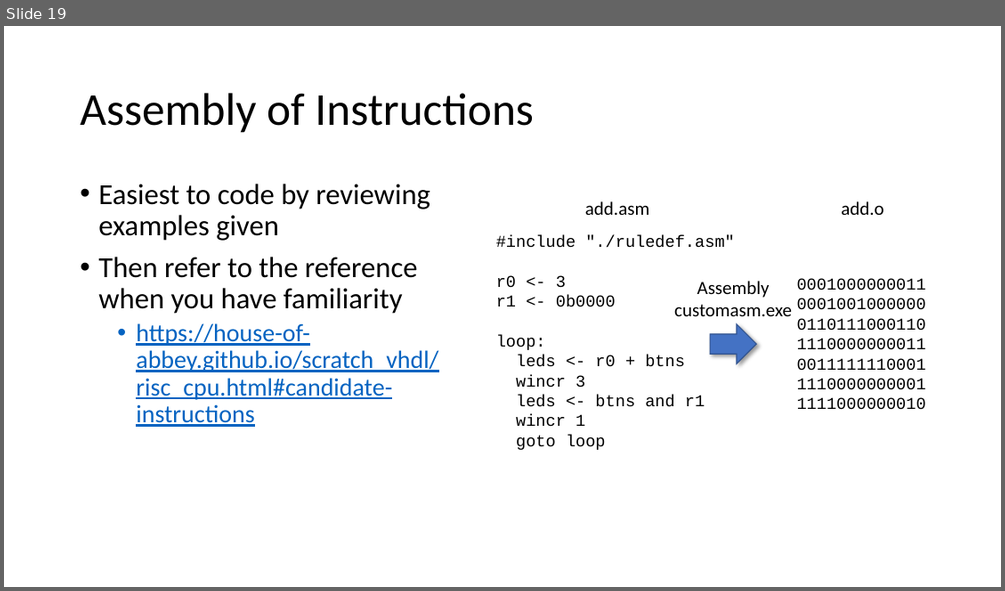
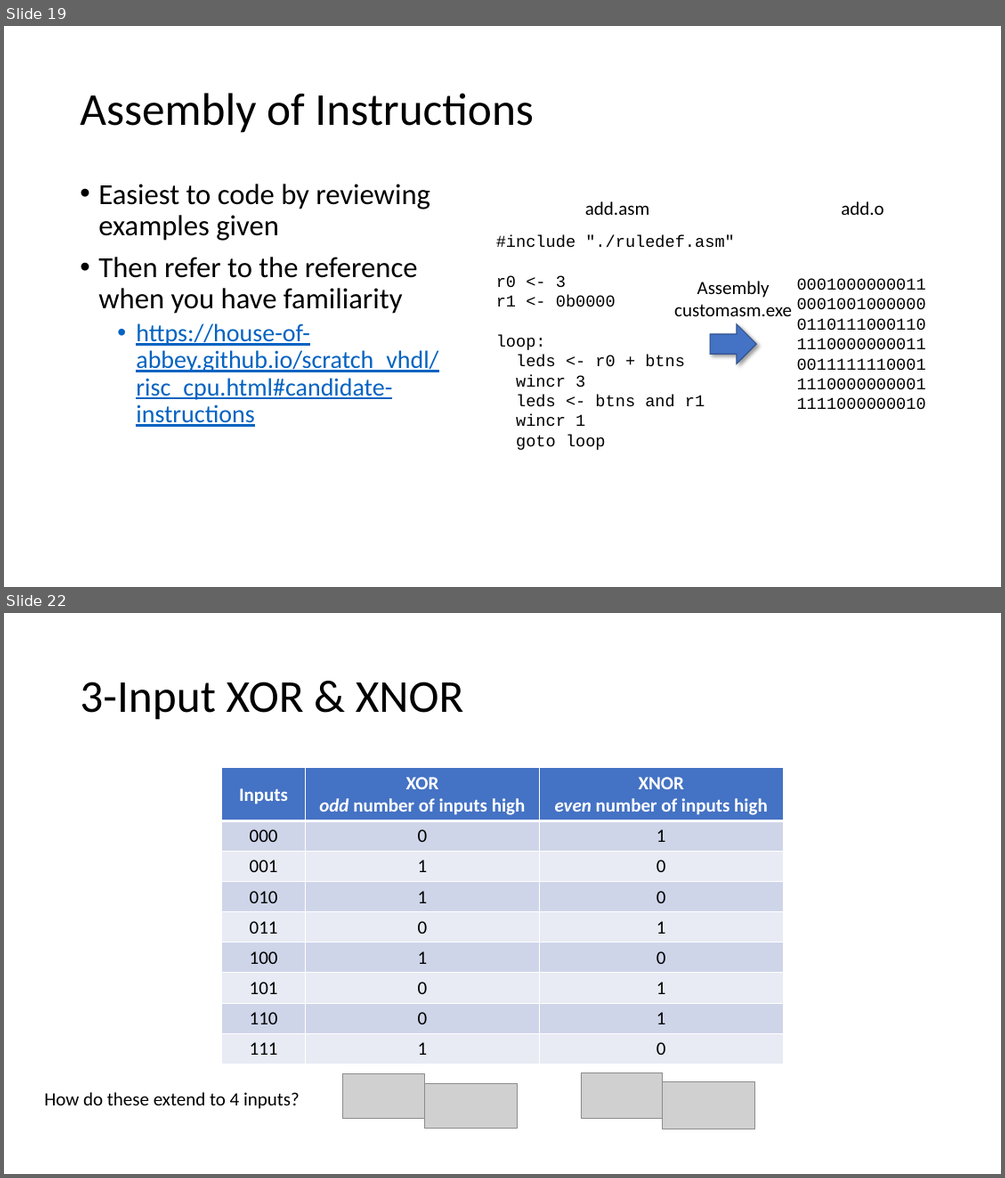
Before and after one commit to house-of-abbey/scratch_vhdl, a slide deck: docs/Training/Training_Material.pptx. Shown one above the other, each under a label of ours: slide 19 before the commit, slides 19 and 22 after it; the slides between them are not shown. The pictures are 1005x591 and 1005x1178 pixels, drawn with LibreOffice and Linux fonts; fonts in the diff are those of the drawing; grey boxes stand for pictures. Boxes give left, top, right and bottom in pixels: in the first picture for what was removed or moved away, otherwise in the second. Text is boxed around its words. In the diff, an @@ line names an element or a change of style, - is before the commit and + after.

Commit message:
Update Training_Material.pptx
Added appendices for logic gates, truth tables and DeMorgan's theorems.

```diff
--- a/docs/Training/Training_Material.pptx
+++ b/docs/Training/Training_Material.pptx
@@ slide 22 added at (x1=4, y1=613, x2=1001, y2=1174), background #FFFFFF @@
@@ title added at (x1=80, y1=682, x2=464, y2=720), 44 pt, text #000000 @@
+3-Input XOR & XNOR
@@ table added at (x1=222, y1=768, x2=783, y2=1062), 9 rows, 3 columns @@
+Inputs | XOR odd number of inputs high | XNOR even number of inputs high
+000 | 0 | 1
+001 | 1 | 0
+010 | 1 | 0
+011 | 0 | 1
+100 | 1 | 0
+101 | 0 | 1
+110 | 0 | 1
+111 | 1 | 0
@@ text added at (x1=44, y1=1092, x2=299, y2=1109), 18 pt, text #000000 @@
+How do these extend to 4 inputs?
@@ picture added at (x1=343, y1=1074, x2=424, y2=1119) @@
@@ picture added at (x1=424, y1=1083, x2=518, y2=1128) @@
@@ picture added at (x1=581, y1=1073, x2=662, y2=1118) @@
@@ picture added at (x1=663, y1=1082, x2=755, y2=1129) @@
```
Also in this commit, not shown: 3 other slides added.
